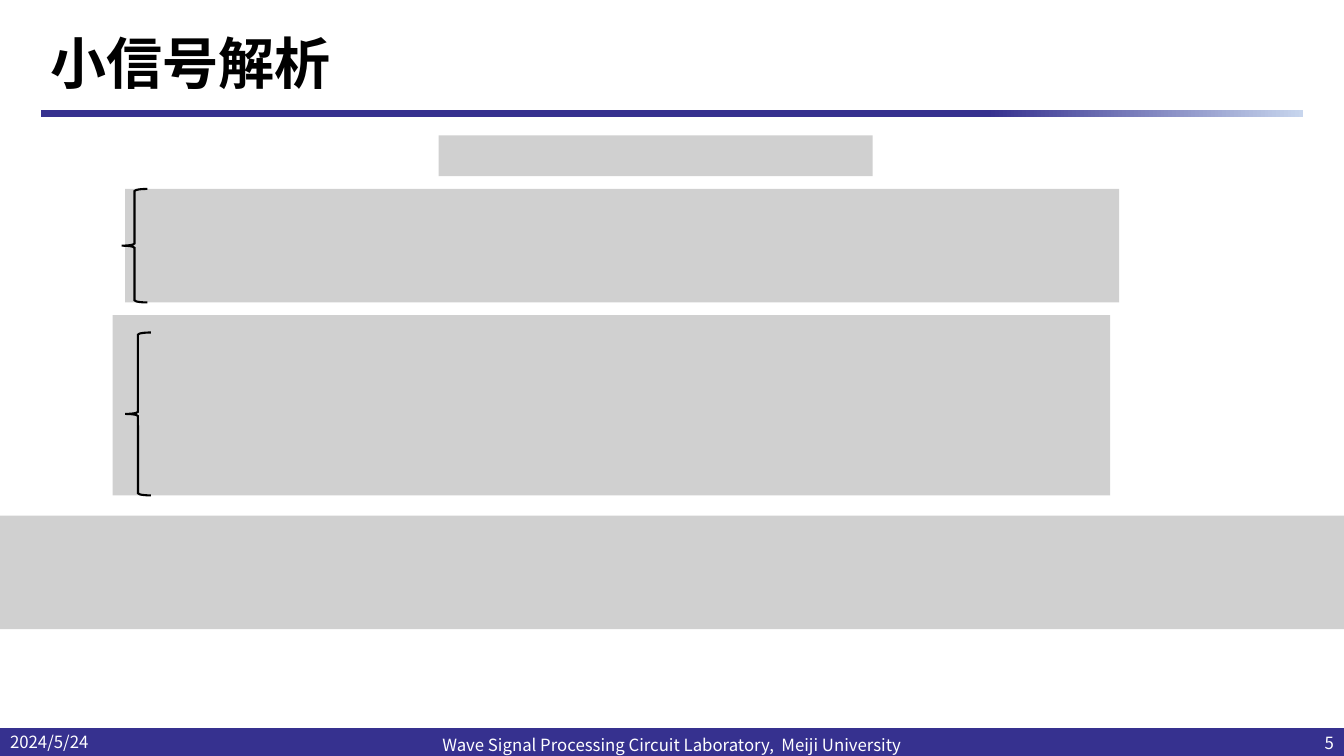
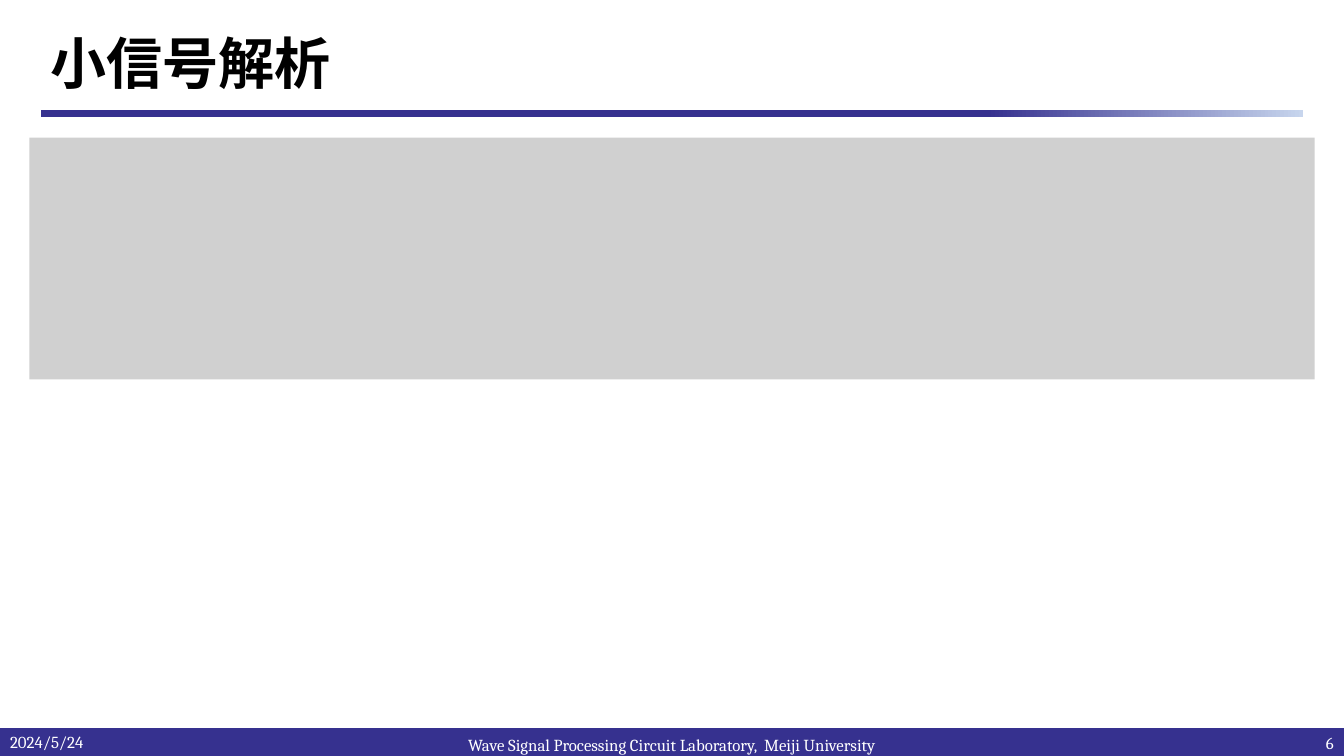
Before and after one commit to kjm-desktop10400/reserch, a slide deck: slide 6 of IHP_2024/20240524/22段構成TIAの検討.pptx (slide 5 before the commit). Drawn at 1344x756 pixels with LibreOffice and Linux fonts; fonts in the diff are those of the drawing; grey boxes stand for pictures; background and template pictures are left out. Boxes give left, top, right and bottom in pixels: in the first picture for what was removed or moved away, otherwise in the second. Text is boxed around its words. In the diff, an @@ line names an element or a change of style, - is before the commit and + after.

```diff
--- a/IHP_2024/20240524/22段構成TIAの検討.pptx
+++ b/IHP_2024/20240524/22段構成TIAの検討.pptx
@@ picture added at (29,138,1315,380) @@
@@ picture removed at (439,135,872,175) @@
@@ left brace removed at (122,189,147,302) @@
@@ picture removed at (125,189,1119,302) @@
@@ picture removed at (113,316,1111,496) @@
@@ left brace removed at (125,333,150,496) @@
@@ picture removed at (0,515,1344,629) @@
@@ text "2024/5/24" at (10,736,83,750): font Noto Sans CJK JP to Cambria @@
@@ text "Wave Signal Processing Circuit Laboratory, ..." at (468,739,876,755): font Noto Sans CJK JP to Cambria @@
@@ page number at (1326,738,1334,749): text changed; font Noto Sans CJK JP to Cambria @@
-5
+6
```
Also in this commit, not shown: 4 other slides changed, 1 slide added, 6 other files.
